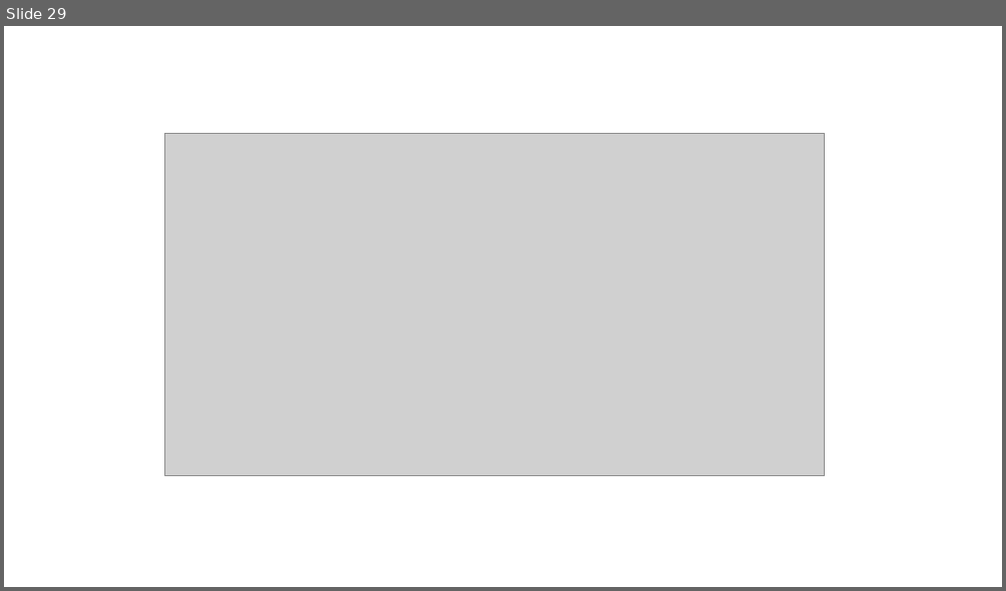
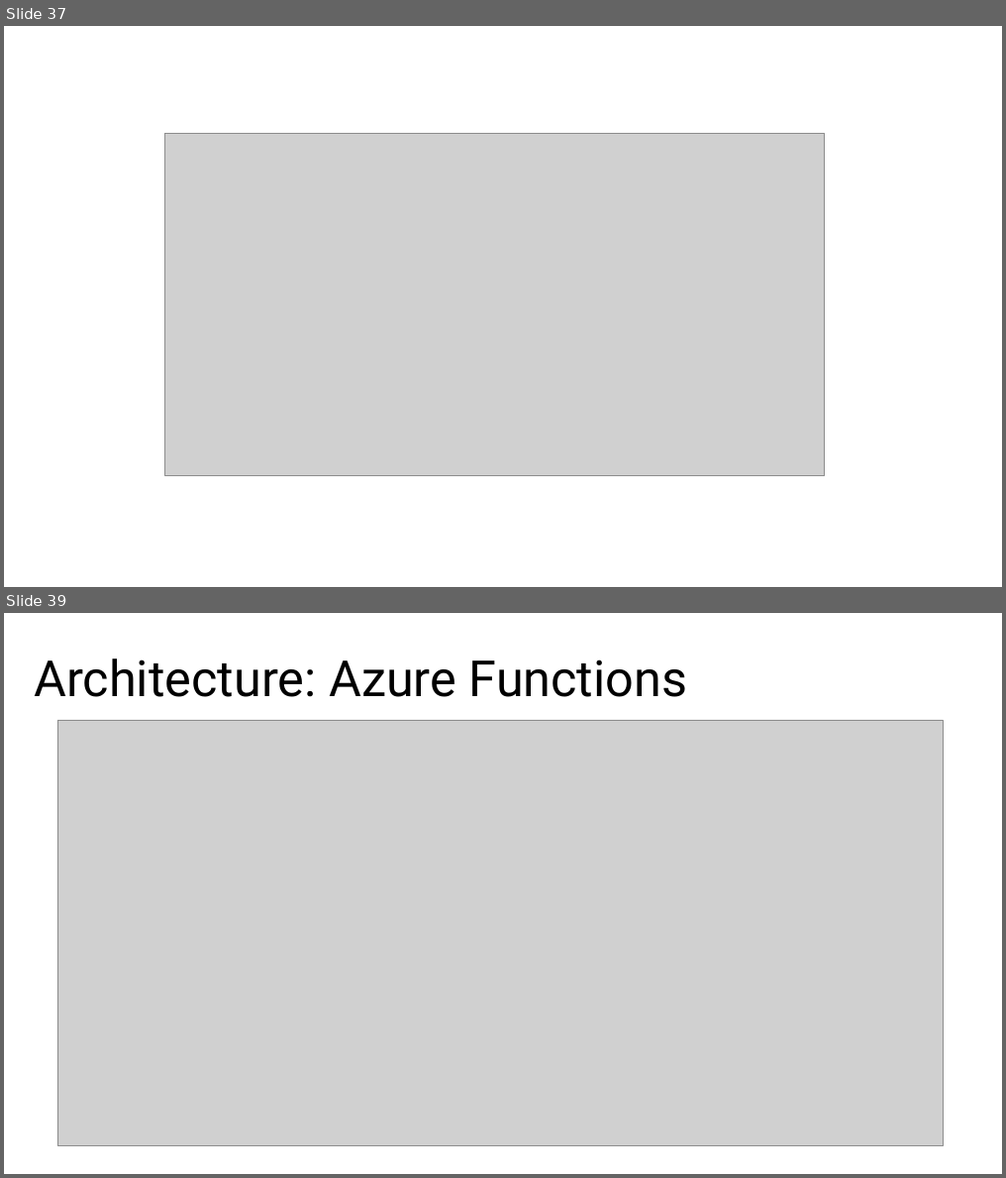
Before and after one commit to alex-zyl/FunctionsVSLambda, a slide deck: Presentation/Presentation.pptx. Shown one above the other, each under a label of ours: slide 29 before the commit, slides 37 and 39 after it; the slides between them are not shown. The pictures are 1006x591 and 1006x1178 pixels, drawn with LibreOffice and Linux fonts; fonts in the diff are those of the drawing; grey boxes stand for pictures. Boxes give left, top, right and bottom in pixels: in the first picture for what was removed or moved away, otherwise in the second. Text is boxed around its words. In the diff, an @@ line names an element or a change of style, - is before the commit and + after.

```diff
--- a/Presentation/Presentation.pptx
+++ b/Presentation/Presentation.pptx
@@ slide 39 added at [4, 613, 1002, 1174], background #FFFFFF @@
@@ text added at [34, 659, 688, 697], 48 pt, text #000000 @@
+Architecture: Azure Functions
@@ picture added at [57, 720, 943, 1147] @@
@@ what was slide 29 is now slide 37 @@
```
Also in this commit, not shown: 26 slides changed, 11 other slides added, 3 slides removed, 23 other files.
